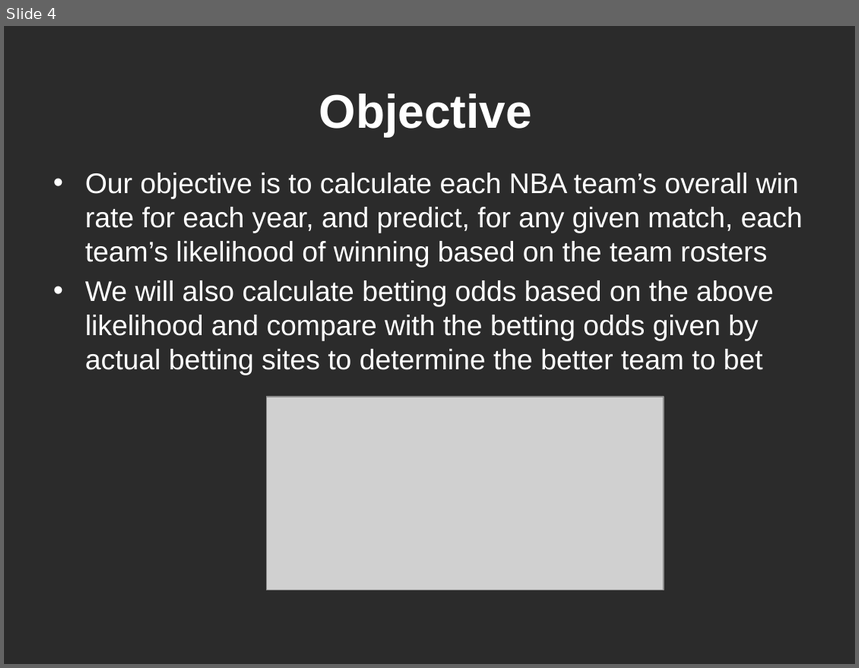
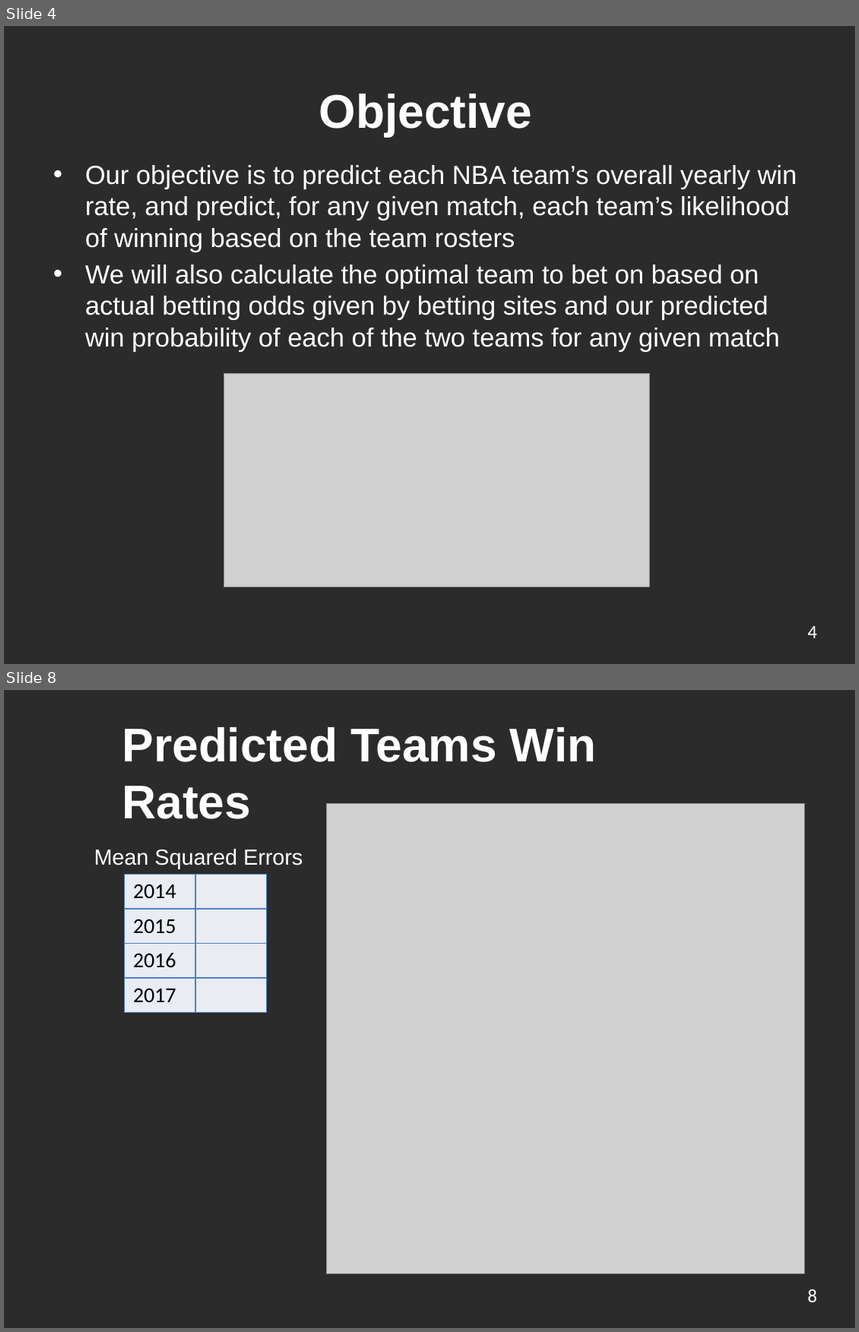
Before and after one commit to ickletsmulet/ECE-143-Group-19, a slide deck: Presentation.pptx. Shown one above the other, each under a label of ours: slide 4 before the commit, slides 4 and 8 after it; the slides between them are not shown. The pictures are 859x668 and 859x1332 pixels, drawn with LibreOffice and Linux fonts; fonts in the diff are those of the drawing; grey boxes stand for pictures; background and template pictures are left out; a plain dark background stands for a picture behind light text. Boxes give left, top, right and bottom in pixels: in the first picture for what was removed or moved away, otherwise in the second. Text is boxed around its words. In the diff, an @@ line names an element or a change of style, - is before the commit and + after.

```diff
--- a/Presentation.pptx
+++ b/Presentation.pptx
@@ slide 8 added at (4,690,855,1328), background picture (left out) @@
@@ title added at (123,727,596,819), 40 pt, text #FFFFFF, bold @@
+Predicted Teams Win Rates
@@ picture added at (326,803,805,1274) @@
@@ text added at (94,849,303,869), 18.5 pt, text #FFFFFF @@
+Mean Squared Errors
@@ table added at (125,875,266,1011), 4 rows, 2 columns @@
+2014 | 
+2015 | 
+2016 | 
+2017 | 
@@ page number added at (808,1290,818,1303), 16 pt, text #FFFFFF @@
+8
@@ slide 4 changed as well @@
@@ text at (85,165,797,352): text changed; size 24 to 22.2 pt @@
-• Our objective is to calculate each NBA team’s overall win rate for each year, and predict, for any given match, each team’s likelihood of winning based on the team rosters
-• We will also calculate betting odds based on the above likelihood and compare with the betting odds given by actual betting sites to determine the better team to bet
+• Our objective is to predict each NBA team’s overall yearly win rate, and predict, for any given match, each team’s likelihood of winning based on the team rosters
+• We will also calculate the optimal team to bet on based on actual betting odds given by betting sites and our predicted win probability of each of the two teams for any given match
@@ picture: place and size @@
-picture at (266,397,664,591)
+picture at (224,373,649,588)
@@ page number added at (808,626,818,639), 16 pt, text #FFFFFF @@
+4
```
Also in this commit, not shown: 5 other slides changed, 5 other slides added, 1 slide removed.
